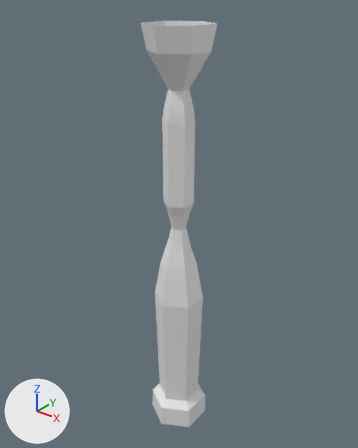
One commit to the glTF model assets/models/columns/column_stairs.glb: the scene before it, then after it.
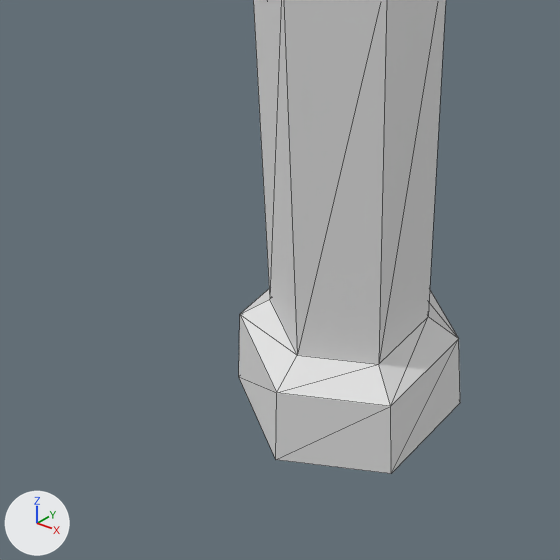
Each version appears first whole from a camera (50 mm lens) standing at (5.15, -6.43, 8.55) and looking at (-0.13, 0.18, 4.45), and next in a close-up on the part from 27% to 64% of the width and 70% to 100% of the height. Lighting does not change. The marker at lower left points along +X, +Y and +Z. The close-ups show mesh edges as thin lines. Vertices at the same position are counted once.

Names of what the first close-up shows: 'ColumnStairs-col'.
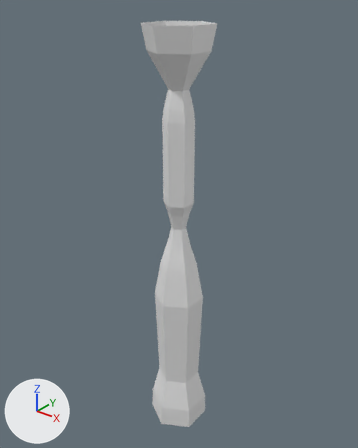
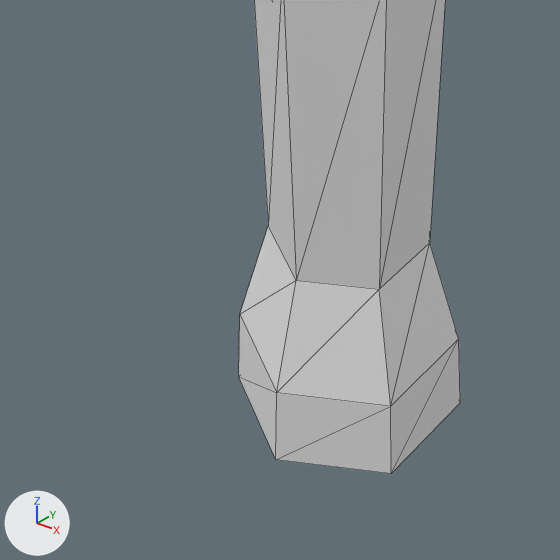
Changed parts and their boxes (x1, y1, x2, y2) in the close-ups (560 x 560 px; the box of a moved part takes in the faces that stretch with it):
```json
{"part": 1, "of": "me_columnstairs", "change": "moved or reshaped", "before": [240, 0, 459, 406], "after": [240, 0, 459, 406]}
```

The change, as JSON lines over the scene's bpy script:
```json
{"block": "me_columnstairs", "where": "me_columnstairs.from_pydata(...)  # 84 vertices, 156 faces; spans x -0.52..0.52, y -0.6..0.6, z 0.0..8.0"}
{"block": "me_columnstairs", "where": "# used by ob_columnstairs_col; location = (0.0, 0.0, 0.0)"}
{"block": "me_columnstairs", "where": "# before: 78 (0.0, 0.42, 0.58), 79 (0.36, 0.21, 0.58) at pixel (428, 316), 80 (0.0, -0.42, 0.58) at pixel (297, 355), 81 (-0.36, 0.21, 0.58), 82 (0.36, -0.21, 0.58) at pixel (378, 364)"}
{"block": "me_columnstairs", "where": "# before: 83 (-0.36, -0.21, 0.58) at pixel (269, 299)"}
{"block": "me_columnstairs", "change": "me_columnstairs part 1"}
{"op": "add", "block": "me_columnstairs", "code": "for i in [*range(78, 84)]: me_columnstairs.vertices[i].co += Vector((0.0, 0.0, 0.5))"}
```
